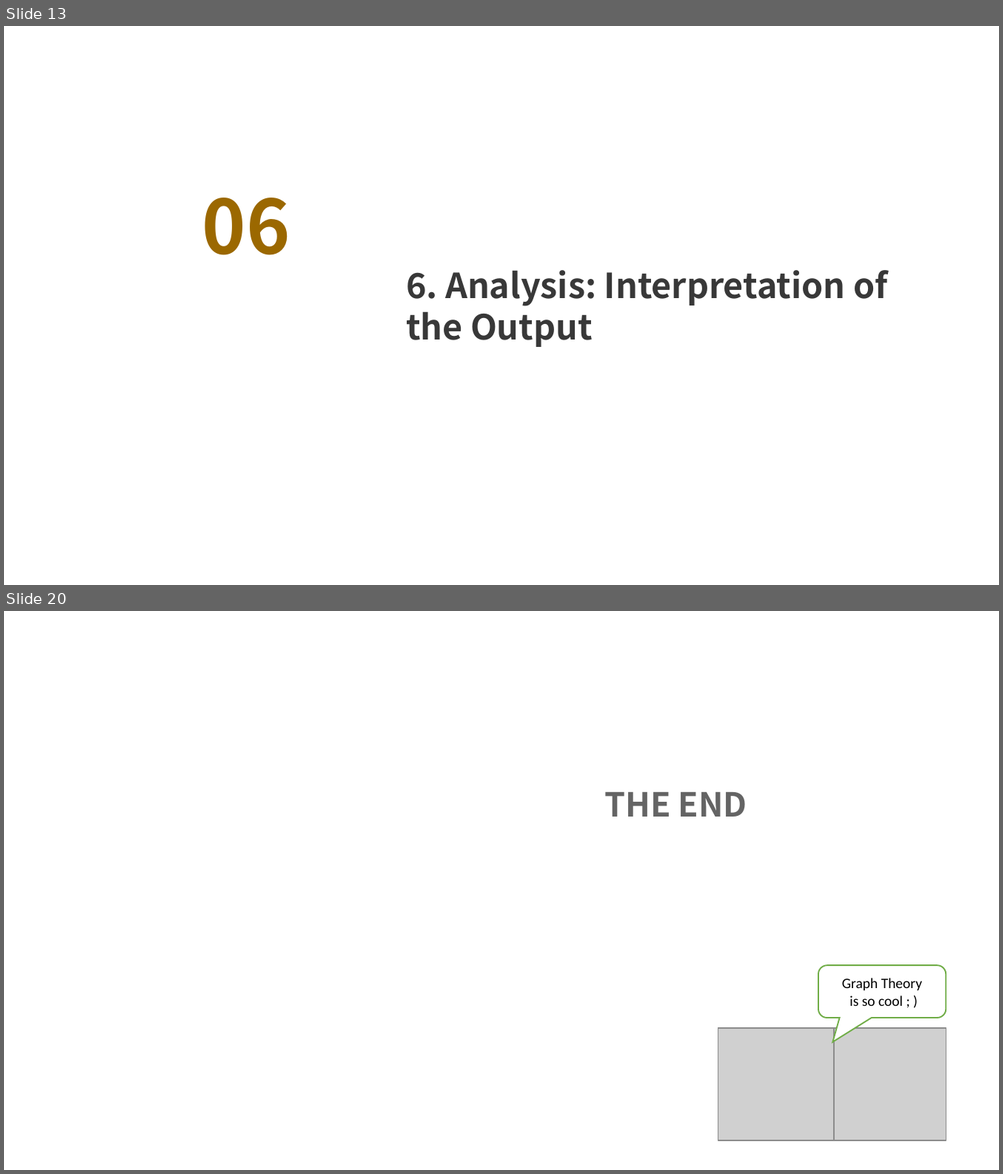
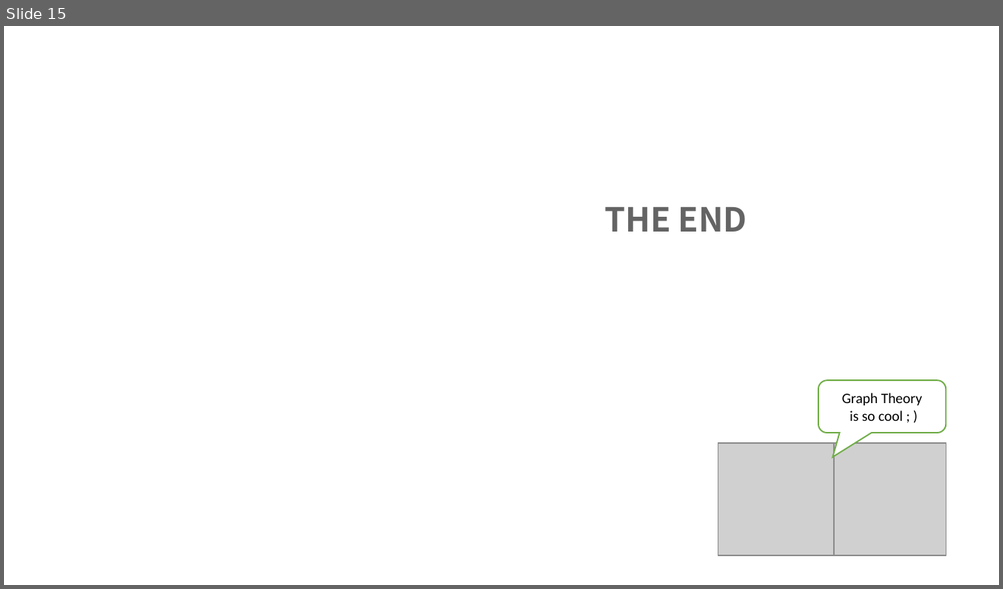
Before and after one commit to z-q-ying/CS-5002-Project, a slide deck: CS_5002_FinalProject_Slides_QiuyingZhou_ZhiweiZhou.pptx. Shown one above the other, each under a label of ours: slides 13 and 20 before the commit, slide 15 after it; the slides between them are not shown. The pictures are 1003x1174 and 1003x589 pixels, drawn with LibreOffice and Linux fonts; fonts in the diff are those of the drawing; grey boxes stand for pictures; background and template pictures are left out. Boxes give left, top, right and bottom in pixels: in the first picture for what was removed or moved away, otherwise in the second. Text is boxed around its words. In the diff, an @@ line names an element or a change of style, - is before the commit and + after.

```diff
--- a/CS_5002_FinalProject_Slides_QiuyingZhou_ZhiweiZhou.pptx
+++ b/CS_5002_FinalProject_Slides_QiuyingZhou_ZhiweiZhou.pptx
@@ slide 13 removed at box(4, 26, 999, 585), background picture (left out) @@
@@ text removed at box(202, 198, 290, 255) @@
-06
@@ text removed at box(406, 270, 887, 347) @@
-6. Analysis: Interpretation of the Output
@@ what was slide 20 is now slide 15 @@
```
Also in this commit, not shown: 9 slides changed, 3 slides added, 7 other slides removed, 1 other file.
